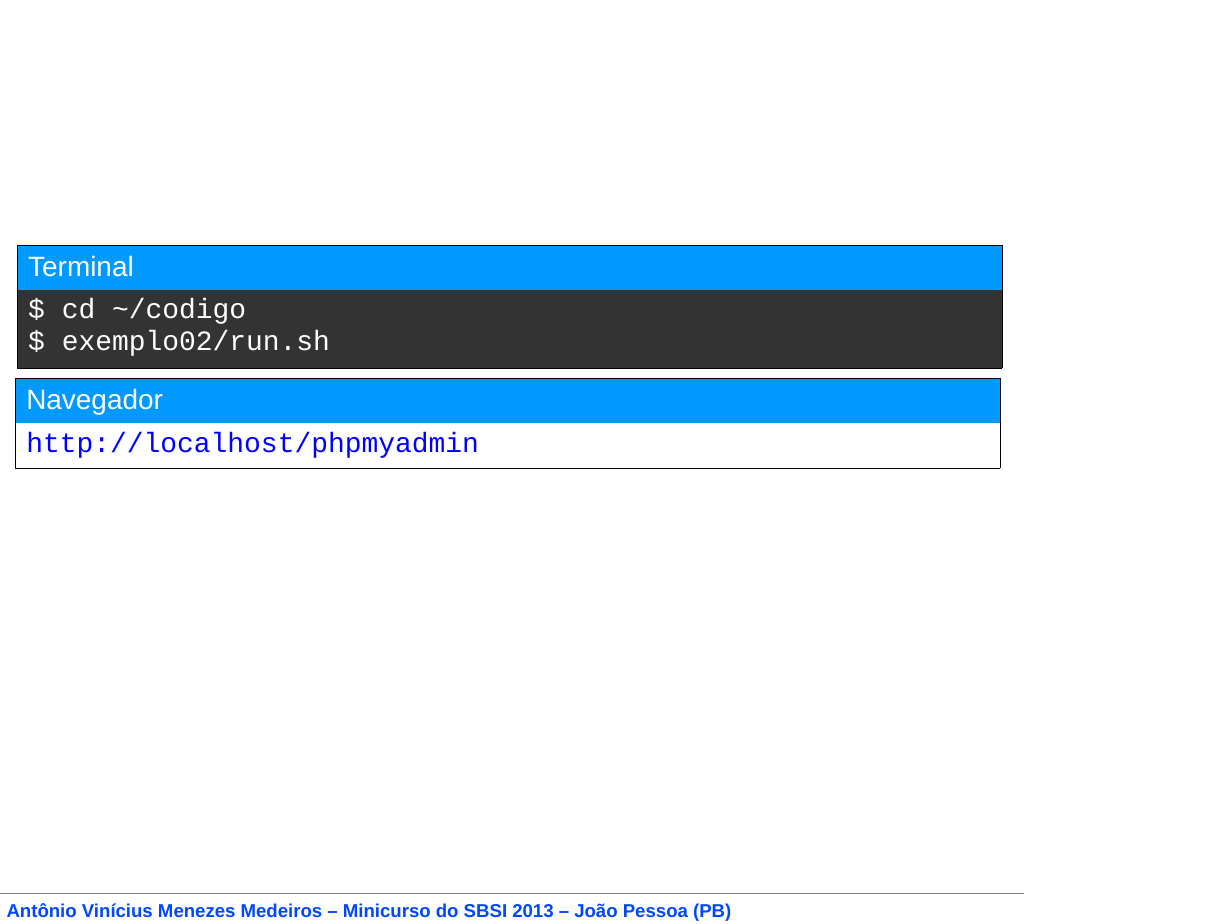
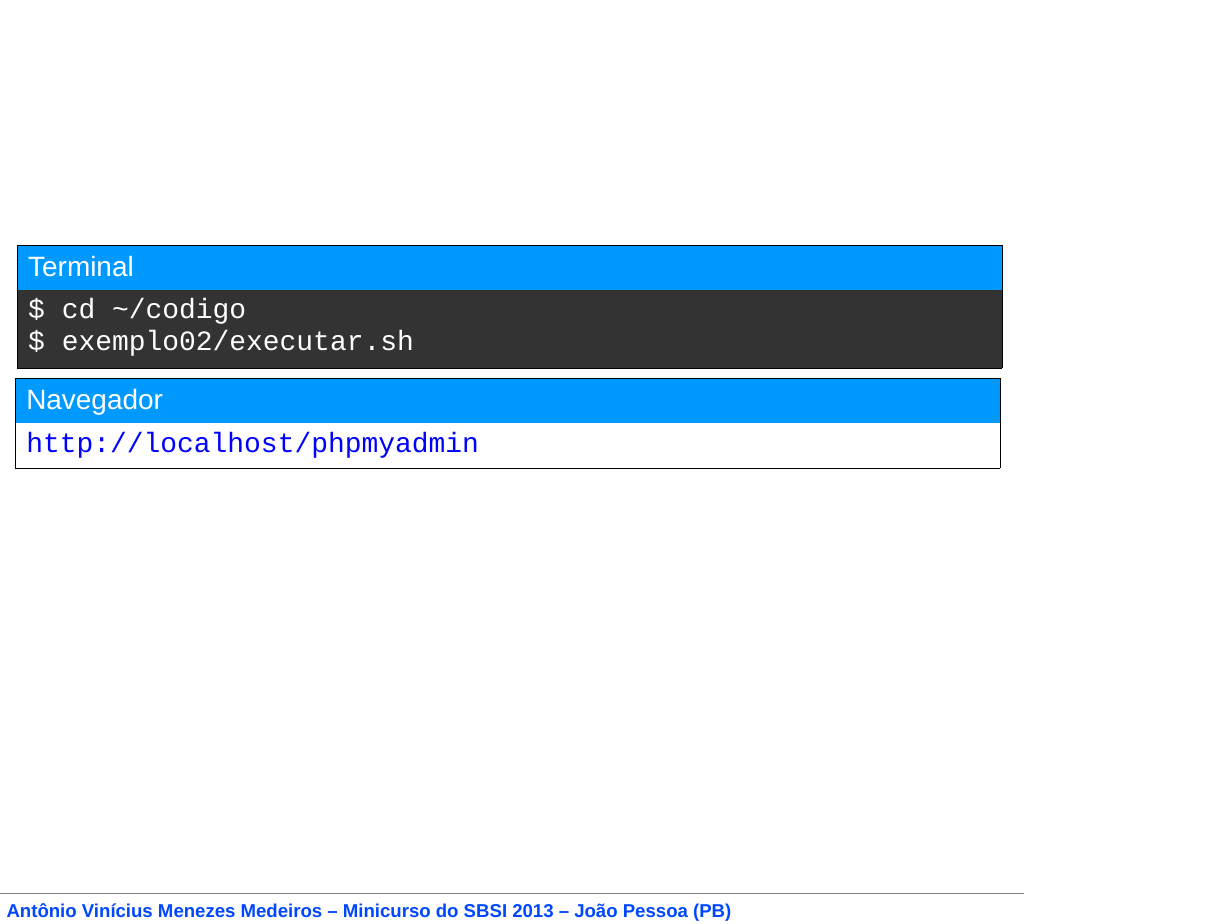
Before and after one commit to vinyanalista/javaee6tutorial, a slide deck: slide 60 of apresentacao/Desenvolvimento de Aplicações Corporativas com a Plataforma Java EE 6.odp (slide 59 before the commit). Drawn at 1232x924 pixels with LibreOffice and Linux fonts; fonts in the diff are those of the drawing; background and template pictures are left out. Boxes give left, top, right and bottom in pixels: in the first picture for what was removed or moved away, otherwise in the second. Text is boxed around its words. In the diff, an @@ line names an element or a change of style, - is before the commit and + after.

Commit message:
- JPA e Bean Validation concluídos - Mais exemplos

```diff
--- a/apresentacao/Desenvolvimento de Aplicações Corporativas com a Plataforma Java EE 6.odp
+++ b/apresentacao/Desenvolvimento de Aplicações Corporativas com a Plataforma Java EE 6.odp
@@ table at (x1=17, y1=245, x2=1002, y2=360) @@
-row 2, column 1: $ cd ~/codigo / $ exemplo02/run.sh
+row 2, column 1: $ cd ~/codigo / $ exemplo02/executar.sh
```
Also in this commit, not shown: 18 other slides changed, 28 slides added, 1 slide removed, 58 other files.
